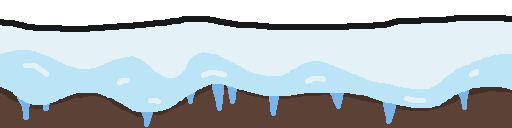
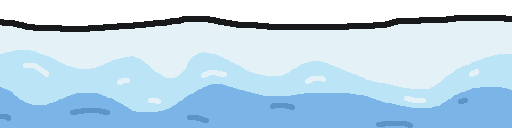
Layered file, before and after one edit (512×128). Changes by layer:
added layer "Snow" above "SnowWithDirt" over [0, 84, 512, 128]
renamed "Snow" to "SnowWithDirt", hid it over [0, 84, 512, 128]
